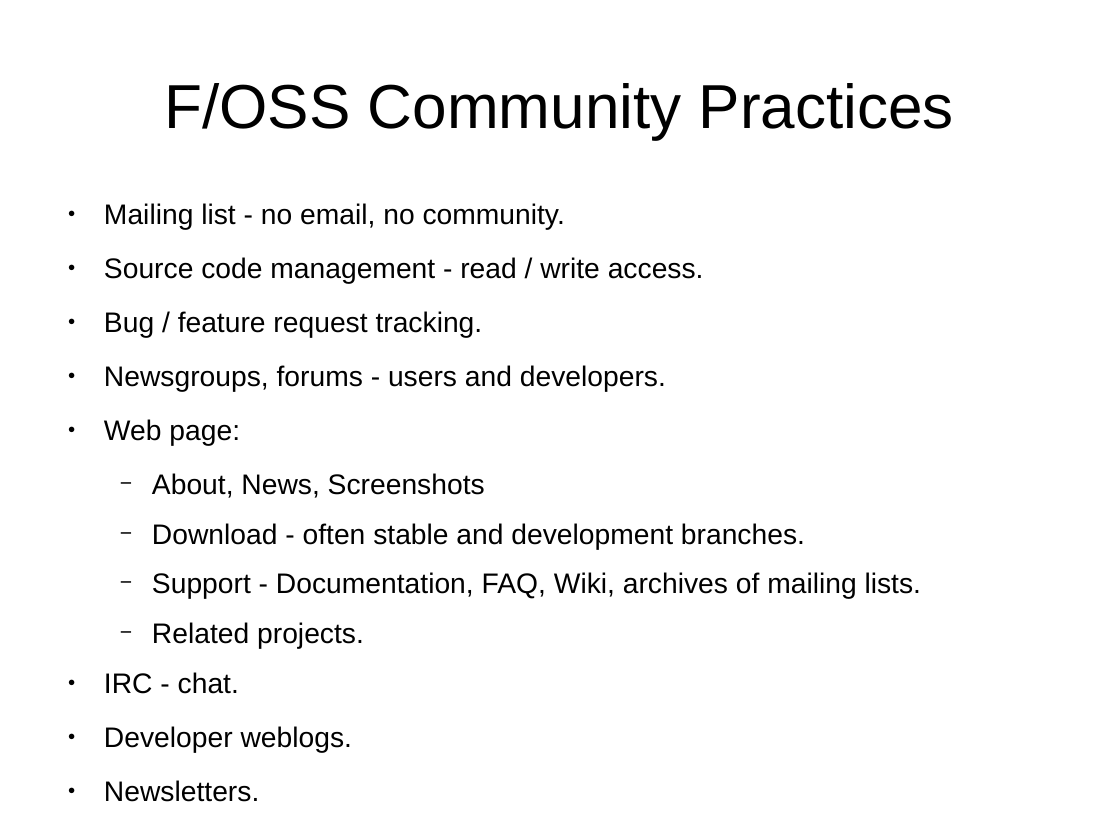
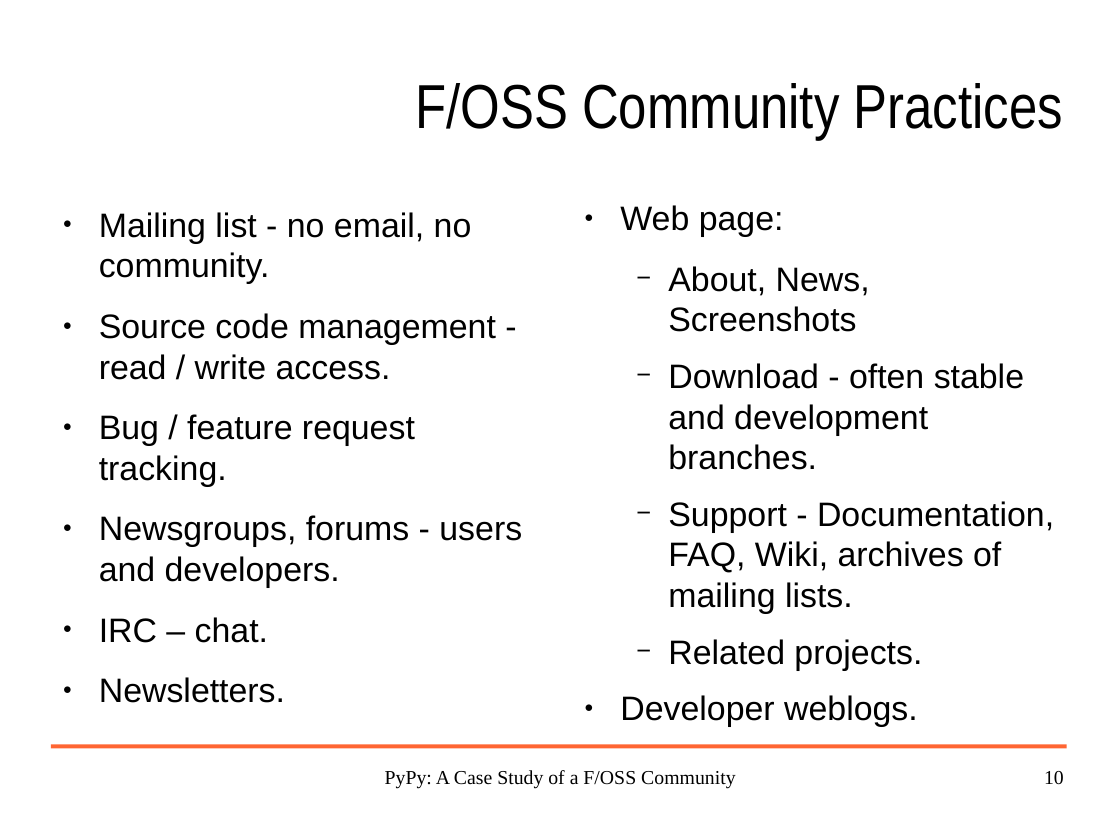
Before and after one commit to wdv4758h/pypy-extradoc, a slide deck: slide 10 of talk/pypy_euworkshop_2005-12-08/pypy-brussels-2005-12-08.odp (slide 7 before the commit). Drawn at 1120x840 pixels with LibreOffice and Linux fonts; fonts in the diff are those of the drawing; background and template pictures are left out. Boxes give left, top, right and bottom in pixels: in the first picture for what was removed or moved away, otherwise in the second. Text is boxed around its words. In the diff, an @@ line names an element or a change of style, - is before the commit and + after.

```diff
--- a/talk/pypy_euworkshop_2005-12-08/pypy-brussels-2005-12-08.odp
+++ b/talk/pypy_euworkshop_2005-12-08/pypy-brussels-2005-12-08.odp
@@ title "F/OSS Community Practices": place and size @@
-title "F/OSS Community Practices" at bbox=[165, 83, 954, 139]
+title "F/OSS Community Practices" at bbox=[415, 83, 1063, 139]
@@ title "F/OSS Community Practices" at bbox=[415, 83, 1063, 139]: font Arial to Arial Narrow; alignment centre to right @@
@@ text "Mailing list - no email, ...": place and size @@
-text "Mailing list - no email, ..." at bbox=[104, 203, 921, 753]
+text "Mailing list - no email, ..." at bbox=[99, 212, 522, 703]
@@ text at bbox=[99, 212, 522, 703]: size 20 to 24 pt @@
@@ text added at bbox=[620, 266, 1054, 727], 24 pt, text #000000 @@
+● Web page:
+  − About, News, Screenshots
+  − Download - often stable and development branches.
+  − Support - Documentation, FAQ, Wiki, archives of mailing lists.
+  − Related projects.
+● Developer weblogs.
@@ text at bbox=[99, 617, 268, 643]: text changed; size 20 to 24 pt @@
-● Web page:
-  − About, News, Screenshots
-  − Download - often stable and development branches.
-  − Support - Documentation, FAQ, Wiki, archives of mailing lists.
-  − Related projects.
-● IRC - chat.
-● Developer weblogs.
+● IRC – chat.
@@ line added from (51, 747) to (1067, 747), #FF6633 2.89 pt @@
@@ text added at bbox=[385, 770, 736, 789], 14 pt, text #000000 @@
+PyPy: A Case Study of a F/OSS Community
@@ page number added at bbox=[1044, 771, 1064, 785], 14 pt, text #000000 @@
+10
```
Also in this commit, not shown: 23 other slides changed, 11 slides added, 4 slides removed, 1 other file.
